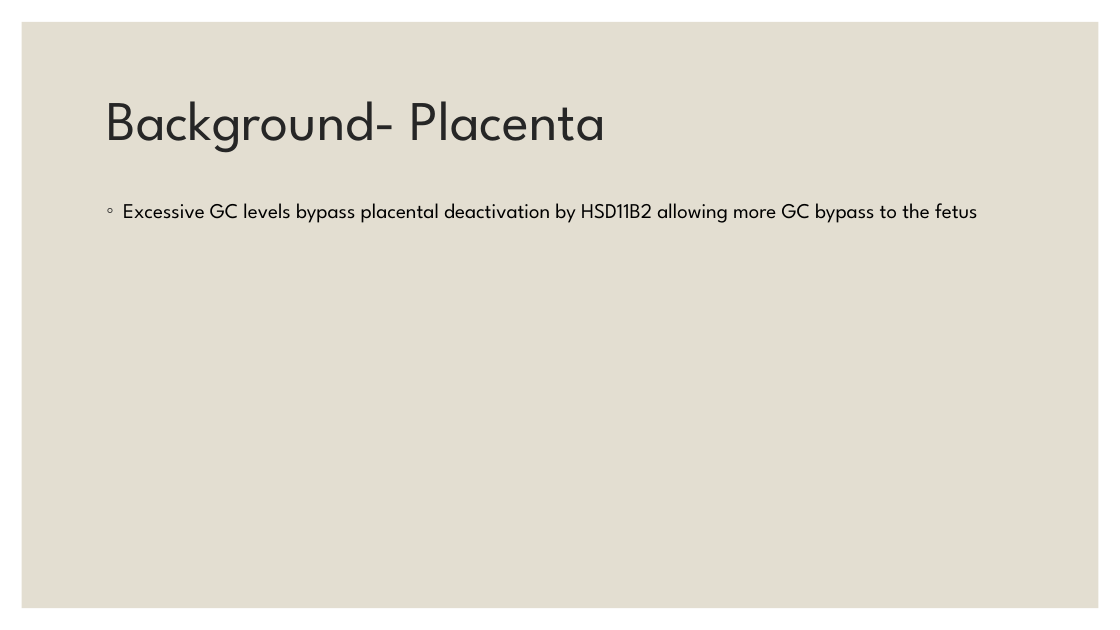
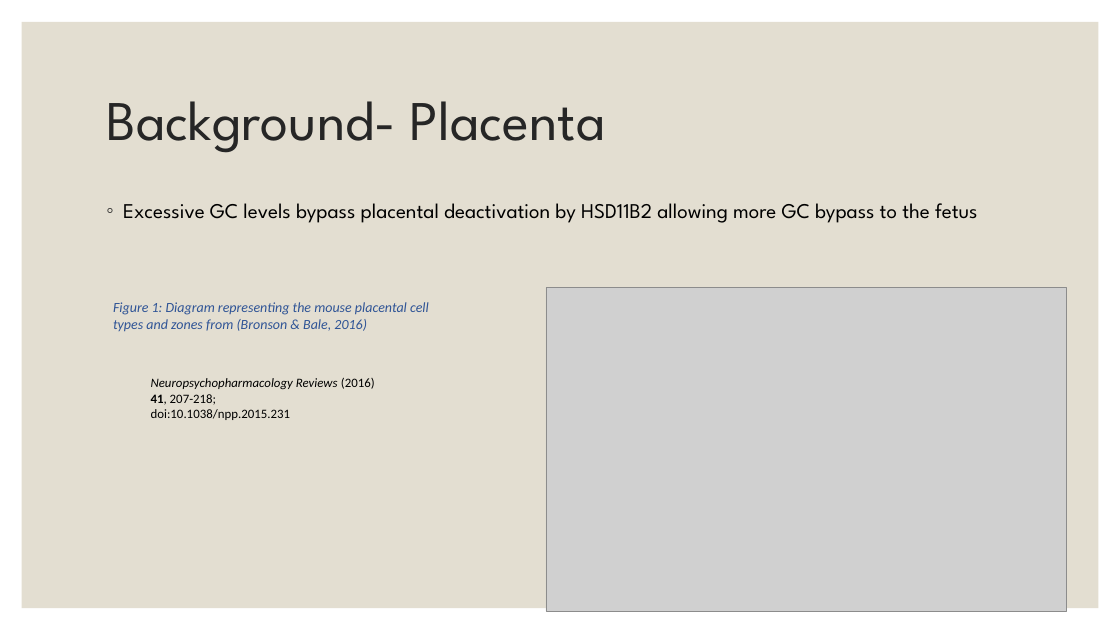
Before and after one commit to BridgesLab/Developmental-Obesity, a slide deck: slide 7 of Noura Preliminary Exam/Candidacy Presentation.pptx. Drawn at 1120x630 pixels with LibreOffice and Linux fonts; fonts in the diff are those of the drawing; grey boxes stand for pictures. Boxes give left, top, right and bottom in pixels: in the first picture for what was removed or moved away, otherwise in the second. Text is boxed around its words. In the diff, an @@ line names an element or a change of style, - is before the commit and + after.

```diff
--- a/Noura Preliminary Exam/Candidacy Presentation.pptx
+++ b/Noura Preliminary Exam/Candidacy Presentation.pptx
@@ picture added at [546, 287, 1066, 611] @@
@@ text added at [113, 302, 429, 332], 12 pt, text #2F5496, italic @@
+Figure 1: Diagram representing the mouse placental cell types and zones from (Bronson & Bale, 2016)
@@ text added at [151, 378, 375, 420], 11 pt, text #000000 @@
+Neuropsychopharmacology Reviews (2016) 41, 207-218;
+doi:10.1038/npp.2015.231
```
Also in this commit, not shown: 1 other slide changed, 2 other files.
